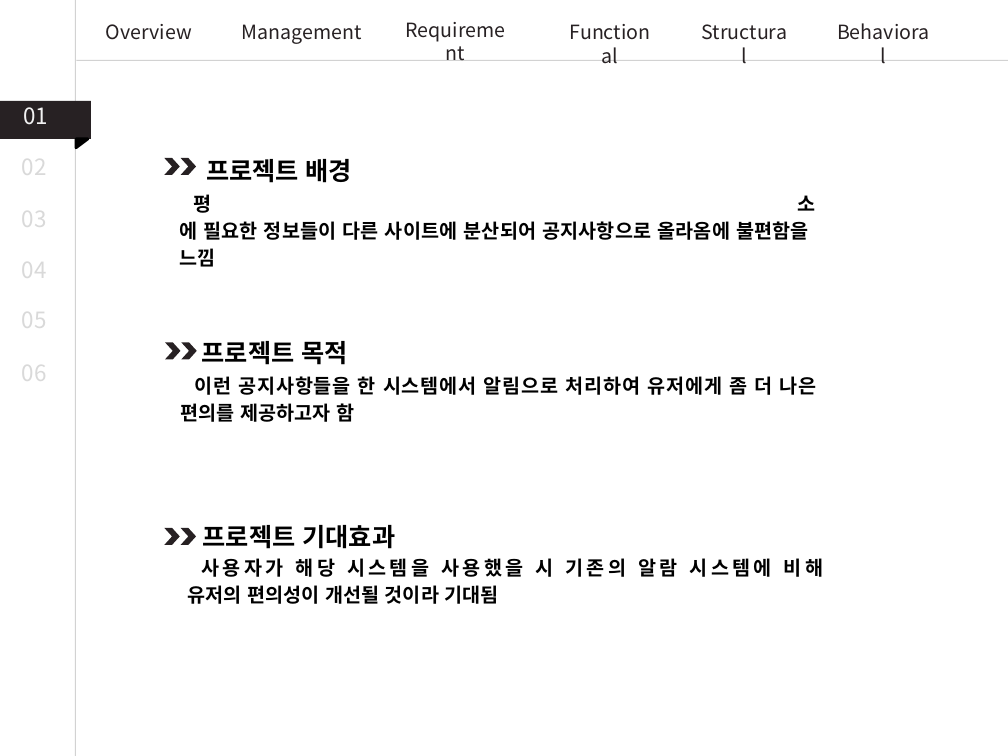
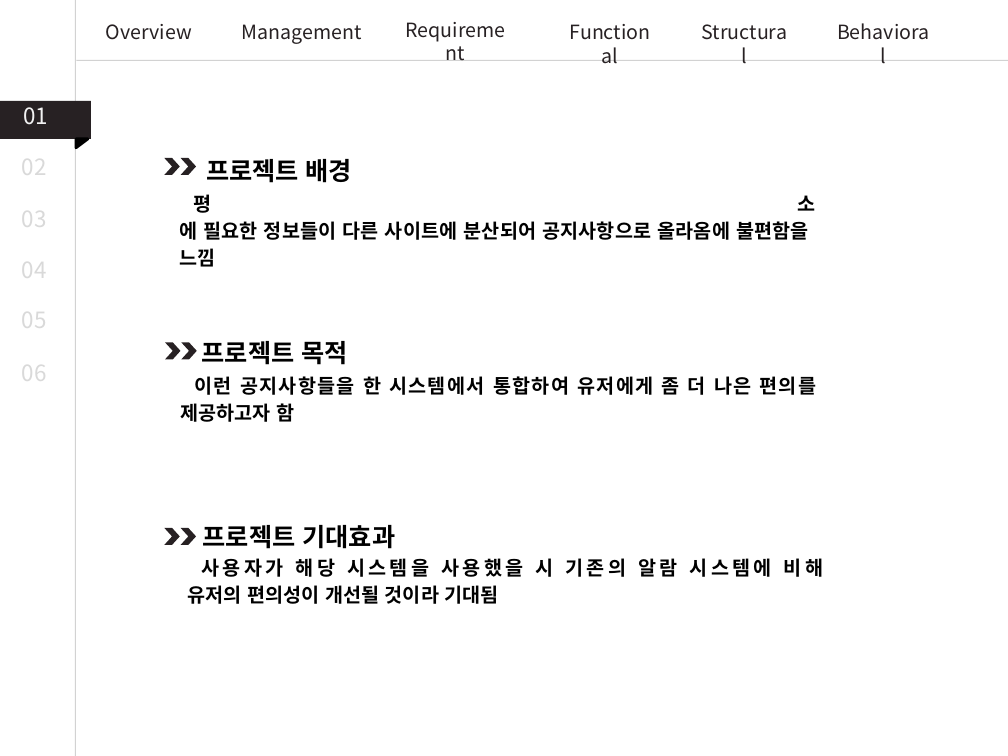
Before and after one commit to JoDongHyuen/KNUSD-20202-Team1, a slide deck: slide 3 of 11월 9일 회의내용/시스템 상세설계.pptx. Drawn at 1008x756 pixels with LibreOffice and Linux fonts; fonts in the diff are those of the drawing. Boxes give left, top, right and bottom in pixels: in the first picture for what was removed or moved away, otherwise in the second. Text is boxed around its words. In the diff, an @@ line names an element or a change of style, - is before the commit and + after.

```diff
--- a/11월 9일 회의내용/시스템 상세설계.pptx
+++ b/11월 9일 회의내용/시스템 상세설계.pptx
@@ text at (180, 376, 816, 422): text changed @@
-이런 공지사항들을 한 시스템에서 알림으로 처리하여 유저에게 좀 더 나은 편의를 제공하고자 함
+이런 공지사항들을 한 시스템에서 통합하여 유저에게 좀 더 나은 편의를 제공하고자 함
```
Also in this commit, not shown: 24 other slides changed, 3 slides added.
